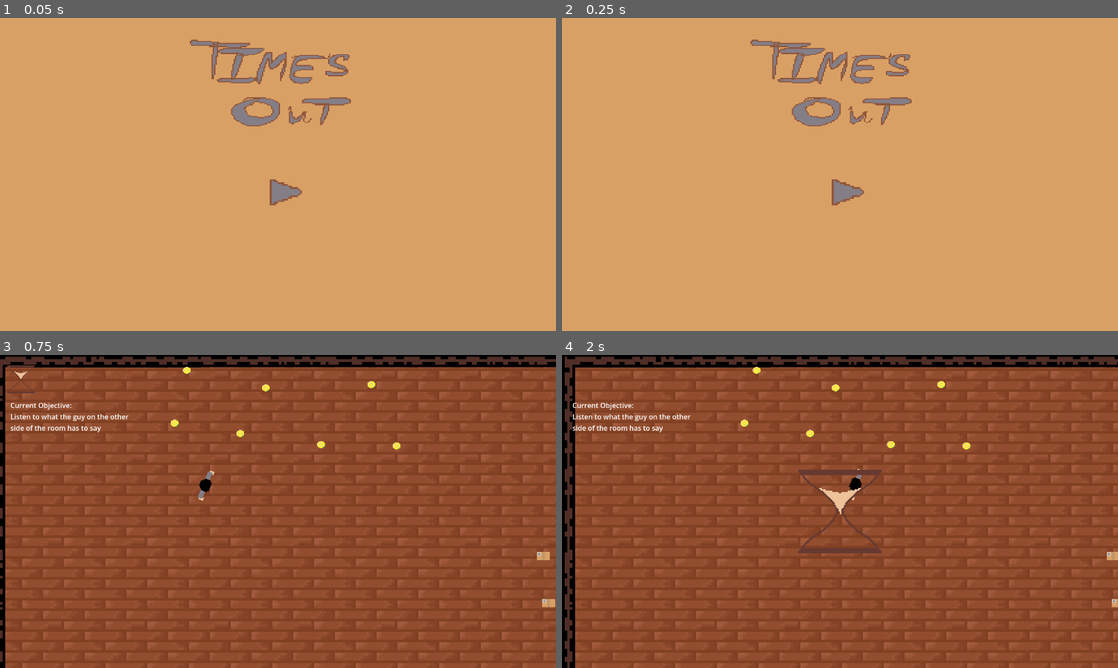
Above: before the commit, frames 1-4 (two rows, left to right).
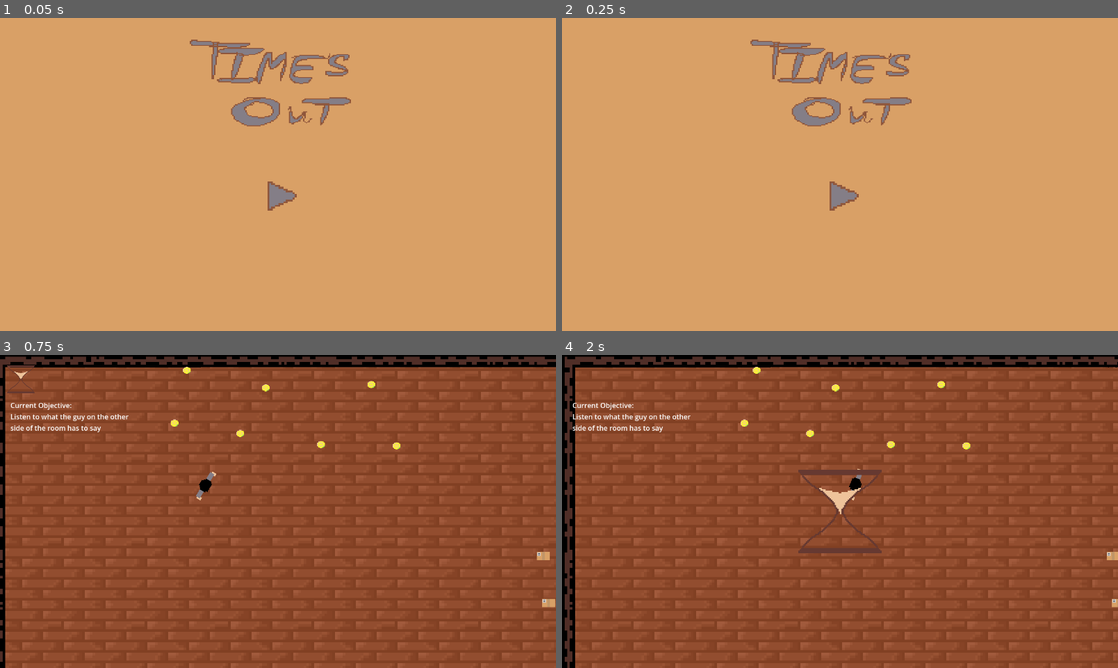
Above: after the commit, the same moments.

Repository: turdedman/GarbageJam-7
Game: Godot game, scene res://scenes/menu.tscn
The game is run twice, just before and just after one commit, with the same random seed, the same clock (stepped at 60 frames per second) and the same inputs.
Inputs (mouse positions are in pixels of both pictures, inside the frame that each line leads up to; where the layout moved, square brackets give the same spot in the first picture):
- Up to frame 1 (0.05 s): no input
- Up to frame 2 (0.25 s): no input
- Up to frame 3 (0.75 s): click (283, 533) [311, 530] at 0.5 s
- Up to frame 4 (2 s): tap Enter (enter) at 1.25 s; move the mouse to (584, 380) at 1.27 s; hold D (D) from 1.28 s (still down)

The runs differ from the first frame. In frame 1, 0.3% of the frame differs, in the area x 48-55%, y 51-62%; in frame 2, 0.3%; in frame 3, less than 0.1%; in frame 4, nothing differs.

Commit message:
added a play button to the menu

Diff:
--- a/scenes/menu.tscn
+++ b/scenes/menu.tscn
@@ -8,6 +8,8 @@
 [ext_resource type="Texture2D" uid="uid://bdtpkx3ovmuih" path="res://assets/menu/logo/menulogo6.png" id="5_70i5f"]
 [ext_resource type="Texture2D" uid="uid://bu3bjih6nh7tb" path="res://assets/menu/logo/menulogo.png" id="6_mj5lg"]
 [ext_resource type="Texture2D" uid="uid://8ptcmldoq5ig" path="res://assets/menu/playicon.png" id="8_13sgg"]
+[ext_resource type="Texture2D" uid="uid://dyypc5ruf2s5u" path="res://assets/menu/playiconpressed.png" id="9_70i5f"]
+[ext_resource type="Texture2D" uid="uid://b0ewh8uyvuugv" path="res://assets/menu/playiconhover.png" id="10_mj5lg"]
 
 [sub_resource type="SpriteFrames" id="SpriteFrames_4h3mk"]
 animations = [{
@@ -49,16 +51,23 @@
 position = Vector2(618, 136.00002)
 scale = Vector2(2.9687493, 2.3125)
 sprite_frames = SubResource("SpriteFrames_4h3mk")
-frame_progress = 0.31198633
+frame_progress = 0.15043251
 
-[node name="Button" type="Button" parent="CanvasLayer" unique_id=1044590519]
-offset_left = 608.0
-offset_top = 360.0
-offset_right = 675.0
-offset_bottom = 391.0
-scale = Vector2(3.2400002, 2.6315956)
-icon = ExtResource("8_13sgg")
-flat = true
-expand_icon = true
+[node name="TextureButton" type="TextureButton" parent="CanvasLayer" unique_id=1405408637]
+anchors_preset = 8
+anchor_left = 0.5
+anchor_top = 0.5
+anchor_right = 0.5
+anchor_bottom = 0.5
+offset_left = -24.0
+offset_top = 16.0
+offset_right = -8.0
+offset_bottom = 32.0
+grow_horizontal = 2
+grow_vertical = 2
+scale = Vector2(4.1600013, 4.1600013)
+texture_normal = ExtResource("8_13sgg")
+texture_pressed = ExtResource("9_70i5f")
+texture_hover = ExtResource("10_mj5lg")
 
-[connection signal="pressed" from="CanvasLayer/Button" to="." method="_on_button_pressed"]
+[connection signal="pressed" from="CanvasLayer/TextureButton" to="." method="_on_button_pressed"]
Binary file added: assets/menu/playiconhover.png
Not shown, added: assets/menu/playiconhover.png.import
Binary file added: assets/menu/playiconpressed.png
Not shown, added: assets/menu/playiconpressed.png.import
